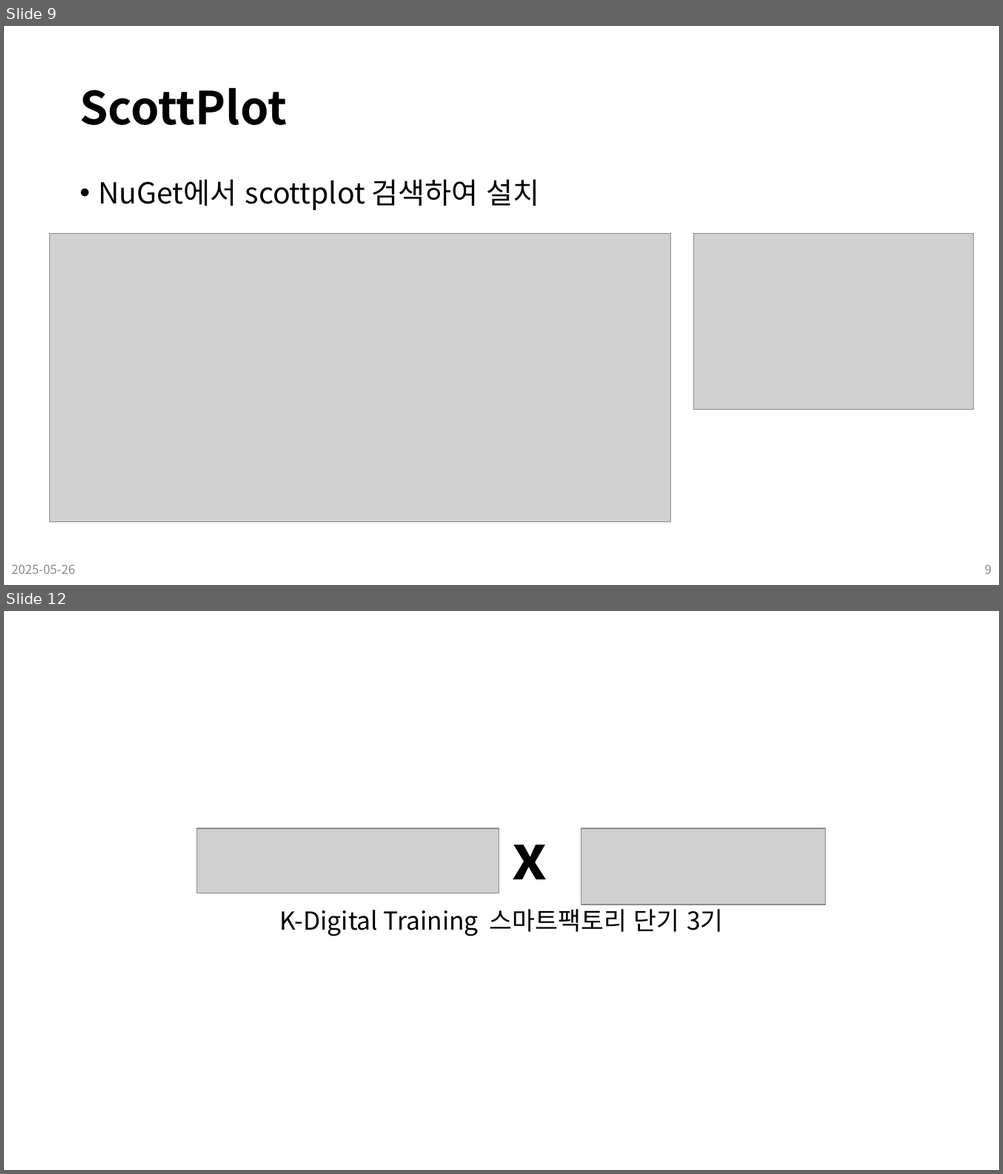
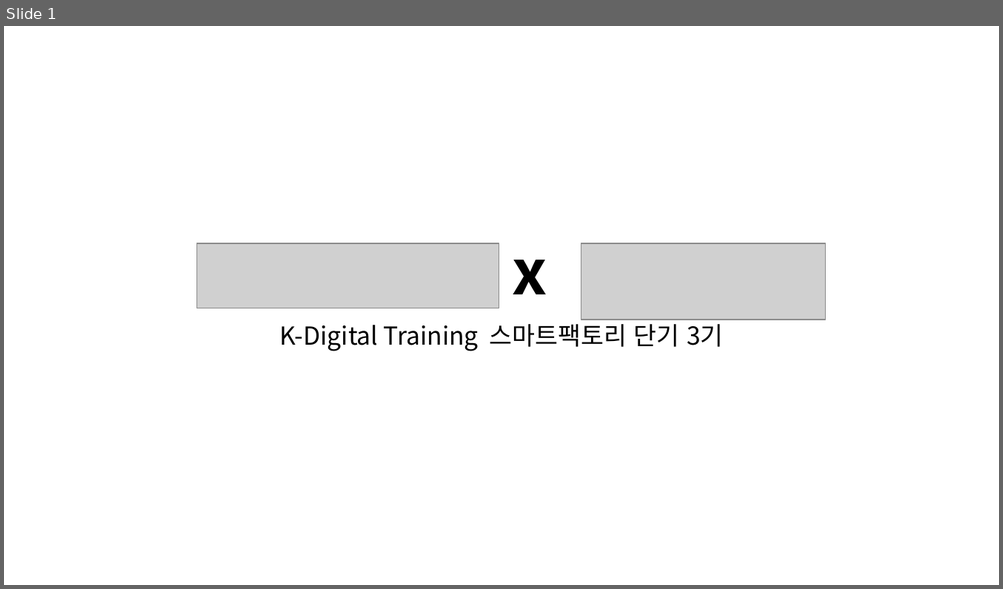
Before and after one commit to Leader-Lesson/KDT_SF_Short_5th, a slide deck: material/21_CSharp_WPF (DataFrame).pptx. Shown one above the other, each under a label of ours: slides 9 and 12 before the commit, slide 1 after it; the slides between them are not shown. The pictures are 1003x1174 and 1003x589 pixels, drawn with LibreOffice and Linux fonts; fonts in the diff are those of the drawing; grey boxes stand for pictures; background and template pictures are left out. Boxes give left, top, right and bottom in pixels: in the first picture for what was removed or moved away, otherwise in the second. Text is boxed around its words. In the diff, an @@ line names an element or a change of style, - is before the commit and + after.

```diff
--- a/material/21_CSharp_WPF (DataFrame).pptx
+++ b/material/21_CSharp_WPF (DataFrame).pptx
@@ slide 9 removed at (4,26,999,585), background #FFFFFF @@
@@ title removed at (79,88,287,125) @@
-ScottPlot
@@ text removed at (99,179,540,210) @@
-• NuGet에서 scottplot 검색하여 설치
@@ picture removed at (50,233,671,522) @@
@@ picture removed at (694,233,973,410) @@
@@ text removed at (11,565,75,574) @@
-2025-05-26
@@ page number removed at (984,565,991,574) @@
-9
@@ what was slide 12 is now slide 1 @@
```
Also in this commit, not shown: 10 other slides removed, 11 other files.
